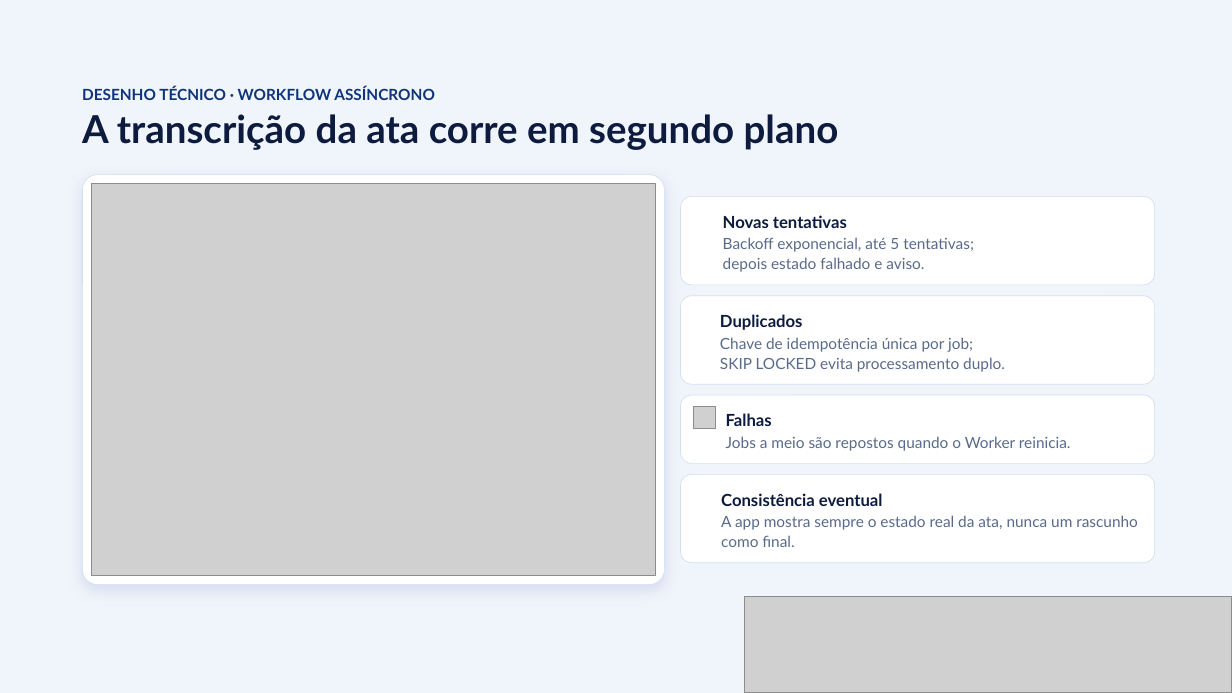
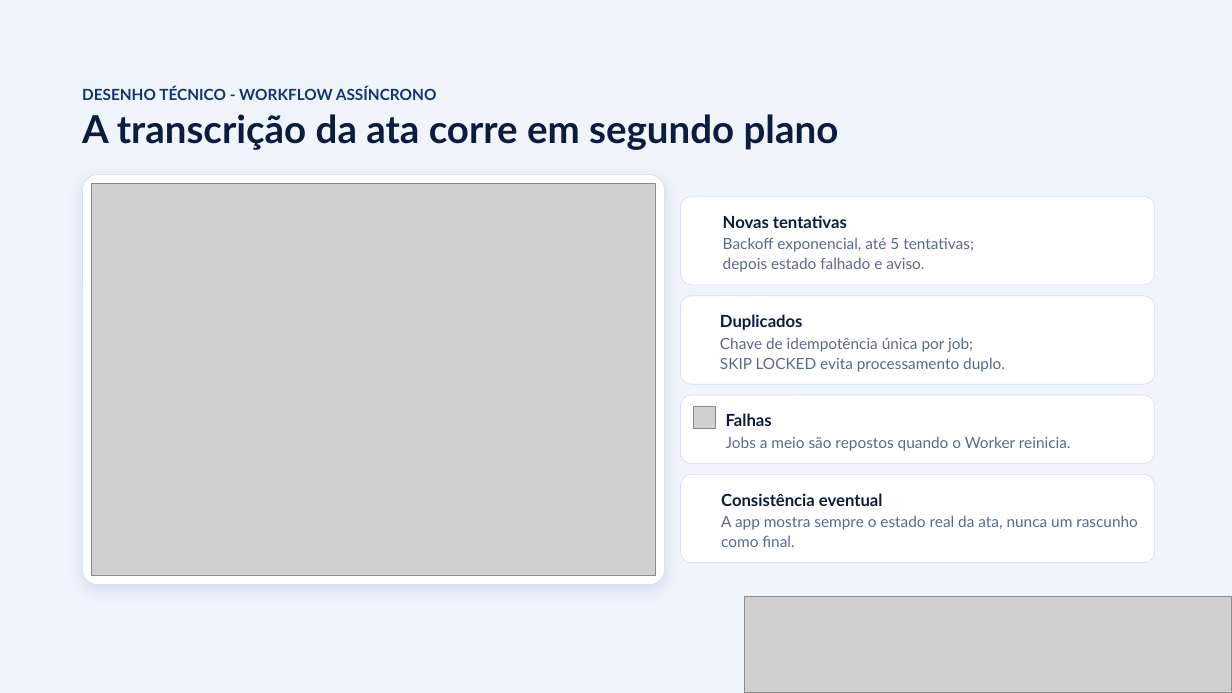
Before and after one commit to LMNSdev/LABDSOF_DOMUSCAST, a slide deck: slide 18 of docs/sprintA/presentation/DomusCast – App de gestão de condomínios.pptx. Drawn at 1232x693 pixels with LibreOffice and Linux fonts; fonts in the diff are those of the drawing; grey boxes stand for pictures; background and template pictures are left out. Boxes give left, top, right and bottom in pixels: in the first picture for what was removed or moved away, otherwise in the second. Text is boxed around its words. In the diff, an @@ line names an element or a change of style, - is before the commit and + after.

```diff
--- a/docs/sprintA/presentation/DomusCast – App de gestão de condomínios.pptx
+++ b/docs/sprintA/presentation/DomusCast – App de gestão de condomínios.pptx
@@ text at [82, 86, 437, 100]: text changed @@
-DESENHO TÉCNICO · WORKFLOW ASSÍNCRONO
+DESENHO TÉCNICO - WORKFLOW ASSÍNCRONO
```
Also in this commit, not shown: 5 other slides changed.
